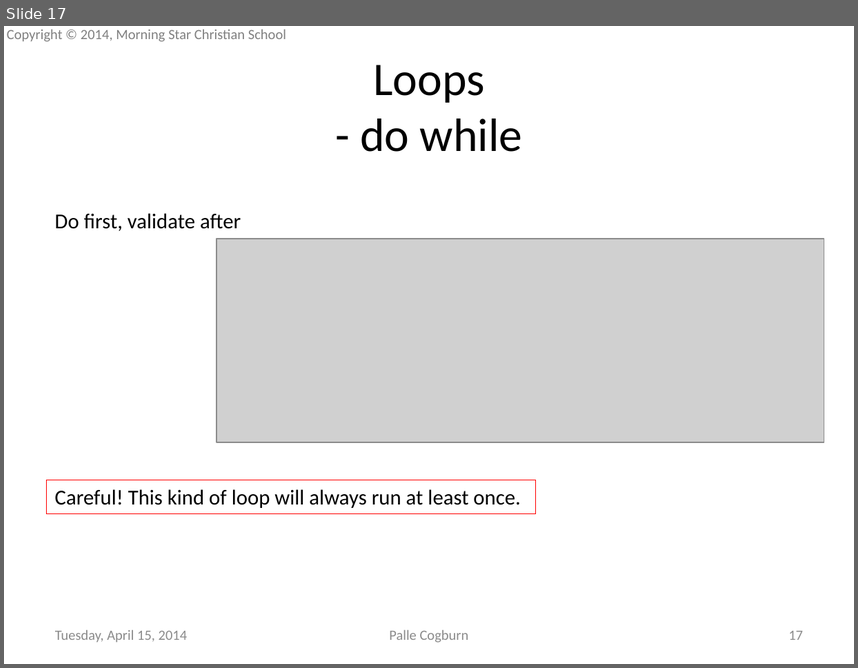
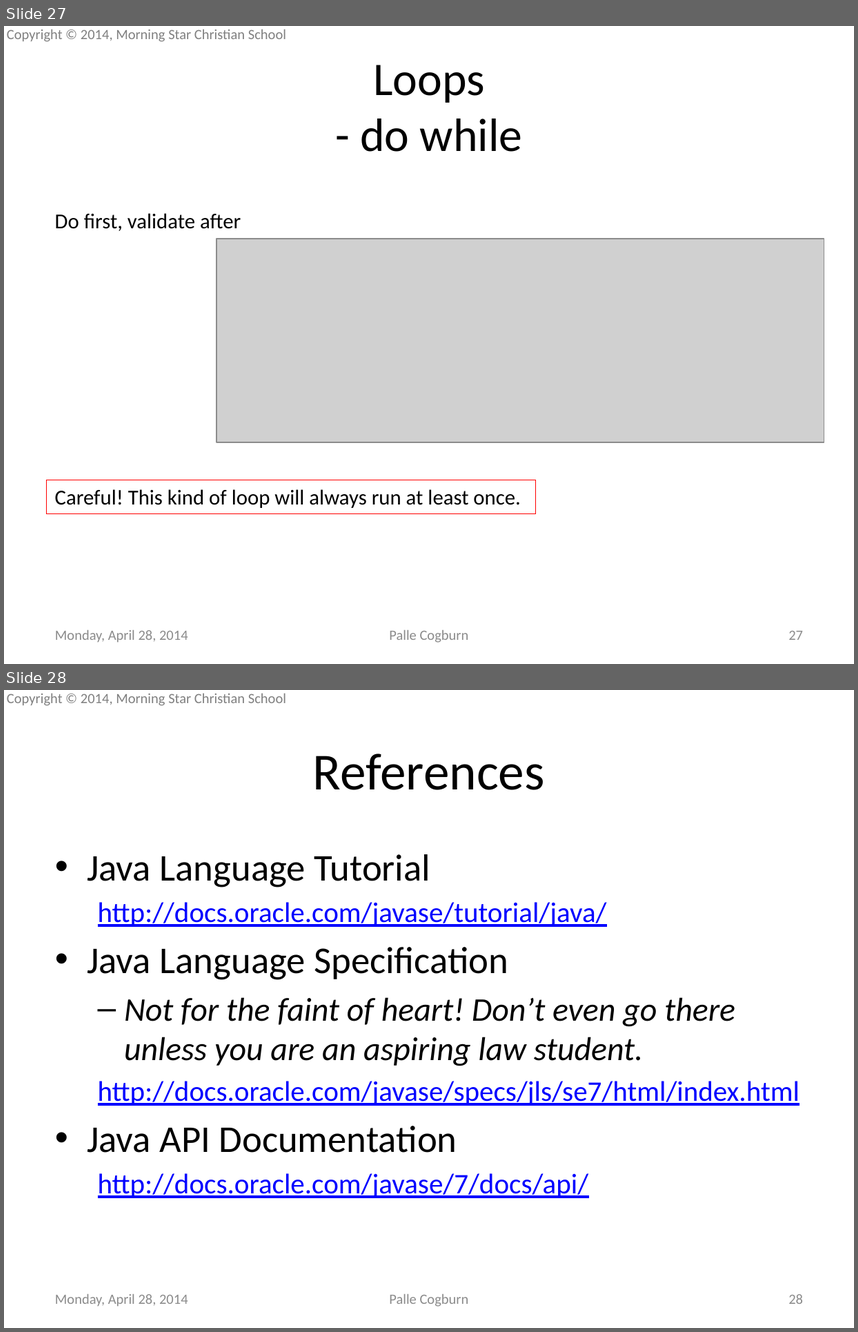
Before and after one commit to mscsbend/presentations, a slide deck: Lesson 2.pptx. Shown one above the other, each under a label of ours: slide 17 before the commit, slides 27 and 28 after it. The pictures are 858x668 and 858x1332 pixels, drawn with LibreOffice and Linux fonts; fonts in the diff are those of the drawing; grey boxes stand for pictures; background and template pictures are left out. Boxes give left, top, right and bottom in pixels: in the first picture for what was removed or moved away, otherwise in the second. Text is boxed around its words. In the diff, an @@ line names an element or a change of style, - is before the commit and + after.

```diff
--- a/Lesson 2.pptx
+++ b/Lesson 2.pptx
@@ slide 28 added at (x1=4, y1=690, x2=854, y2=1328), background picture (left out); not listed: 1 template element that a slide beside it also shows @@
@@ title added at (x1=313, y1=753, x2=545, y2=790), 44 pt, text #000000 @@
+References
@@ text added at (x1=87, y1=854, x2=800, y2=1198), 24 pt, text #0000FF, underline @@
+• Java Language Tutorial
+  http://docs.oracle.com/javase/tutorial/java/
+• Java Language Specification
+  – Not for the faint of heart! Don’t even go there unless you are an aspiring law student.
+  http://docs.oracle.com/javase/specs/jls/se7/html/index.html
+• Java API Documentation
+  http://docs.oracle.com/javase/7/docs/api/
@@ text added at (x1=55, y1=1294, x2=188, y2=1305), 12 pt, text #8C8C8C @@
+Monday, April 28, 2014
@@ text added at (x1=389, y1=1294, x2=469, y2=1306), 12 pt, text #8C8C8C @@
+Palle Cogburn
@@ page number added at (x1=789, y1=1294, x2=803, y2=1303), 12 pt, text #8C8C8C @@
+28
@@ what was slide 17 is now slide 27 @@
@@ slide 27 changed as well @@
@@ text at (x1=55, y1=630, x2=188, y2=641): text changed @@
-Tuesday, April 15, 2014
+Monday, April 28, 2014
@@ page number at (x1=789, y1=630, x2=803, y2=639): text changed @@
-17
+27
```
Also in this commit, not shown: 16 other slides changed, 11 other slides added.
